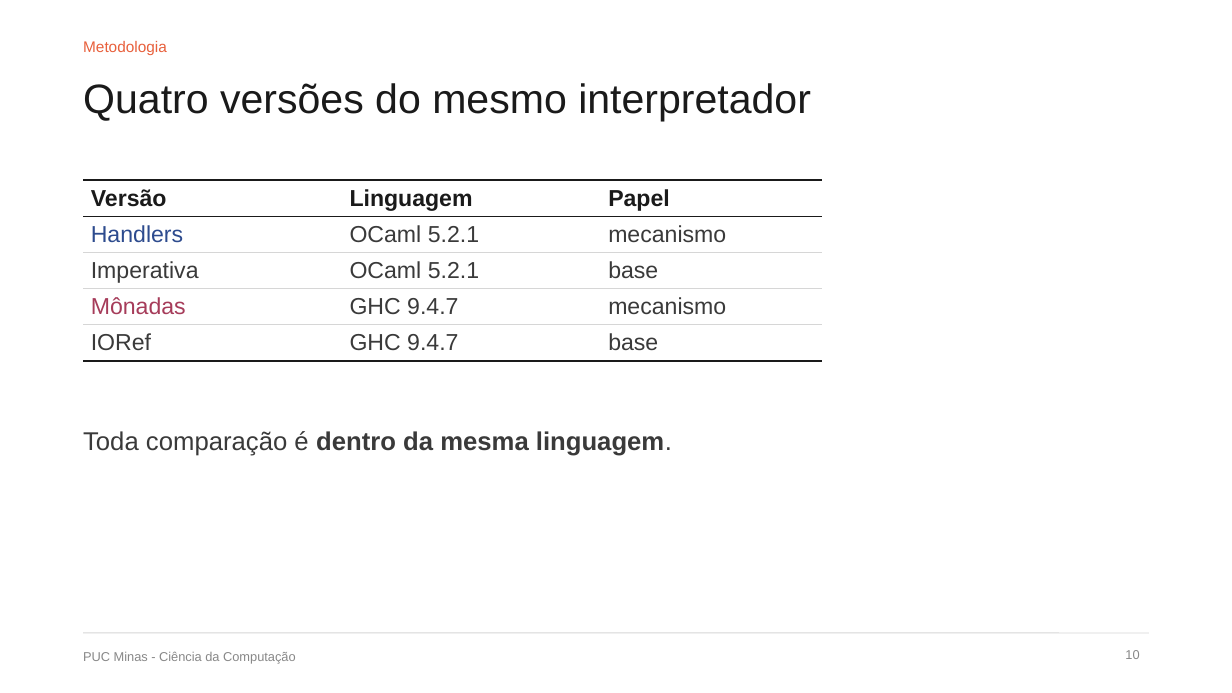
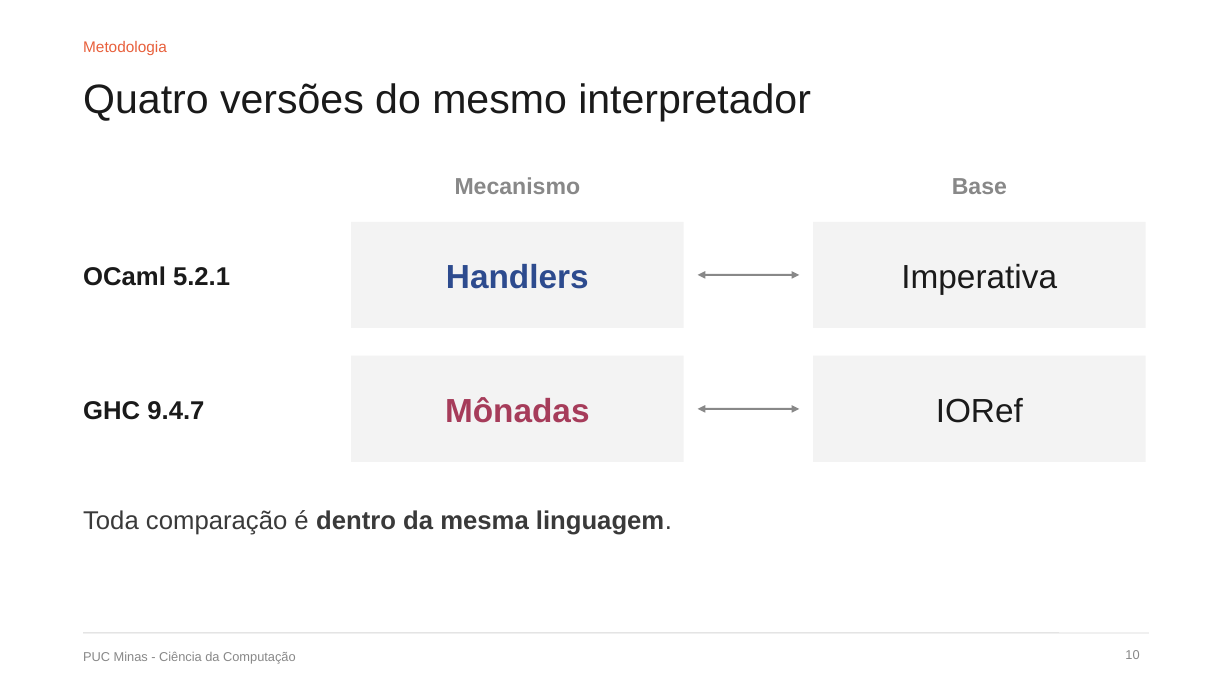
Before and after one commit to DiegoMarchioni/TCC, a slide deck: slide 10 of apresentacao/dissertacao/defesa.pptx. Drawn at 1232x693 pixels with LibreOffice and Linux fonts; fonts in the diff are those of the drawing. Boxes give left, top, right and bottom in pixels: in the first picture for what was removed or moved away, otherwise in the second. Text is boxed around its words. In the diff, an @@ line names an element or a change of style, - is before the commit and + after.

```diff
--- a/apresentacao/dissertacao/defesa.pptx
+++ b/apresentacao/dissertacao/defesa.pptx
@@ text added at box(455, 177, 581, 194), 18 pt, text #888888, bold @@
+Mecanismo
@@ text added at box(952, 178, 1007, 194), 18 pt, text #888888, bold @@
+Base
@@ table removed at box(83, 180, 823, 355), 5 rows, 3 columns @@
-Versão | Linguagem | Papel
-Handlers | OCaml 5.2.1 | mecanismo
-Imperativa | OCaml 5.2.1 | base
-Mônadas | GHC 9.4.7 | mecanismo
-IORef | GHC 9.4.7 | base
@@ rectangle added at box(351, 222, 684, 328), fill #F3F3F3 @@
@@ rectangle added at box(813, 222, 1146, 328), fill #F3F3F3 @@
@@ text added at box(83, 266, 230, 286), 20 pt, text #1A1A1A, bold @@
+OCaml 5.2.1
@@ text added at box(446, 264, 589, 289), 26 pt, text #2D4B8E, bold @@
+Handlers
@@ text added at box(901, 264, 1057, 294), 26 pt, text #1A1A1A @@
+Imperativa
@@ double arrow added from (698, 275) to (799, 275), #888888 1.5 pt @@
@@ rectangle added at box(351, 356, 684, 462), fill #F3F3F3 @@
@@ rectangle added at box(813, 356, 1146, 462), fill #F3F3F3 @@
@@ text added at box(83, 401, 204, 420), 20 pt, text #1A1A1A, bold @@
+GHC 9.4.7
@@ text added at box(445, 397, 590, 423), 26 pt, text #A63C5A, bold @@
+Mônadas
@@ double arrow added from (698, 409) to (799, 409), #888888 1.5 pt @@
@@ text added at box(936, 398, 1023, 423), 26 pt, text #1A1A1A @@
+IORef
@@ text "Toda comparação é dentro da ...": place and size @@
-text "Toda comparação é dentro da ..." at box(83, 431, 672, 456)
+text "Toda comparação é dentro da ..." at box(83, 510, 672, 535)
```
Also in this commit, not shown: 10 other slides changed, 1 other file.
